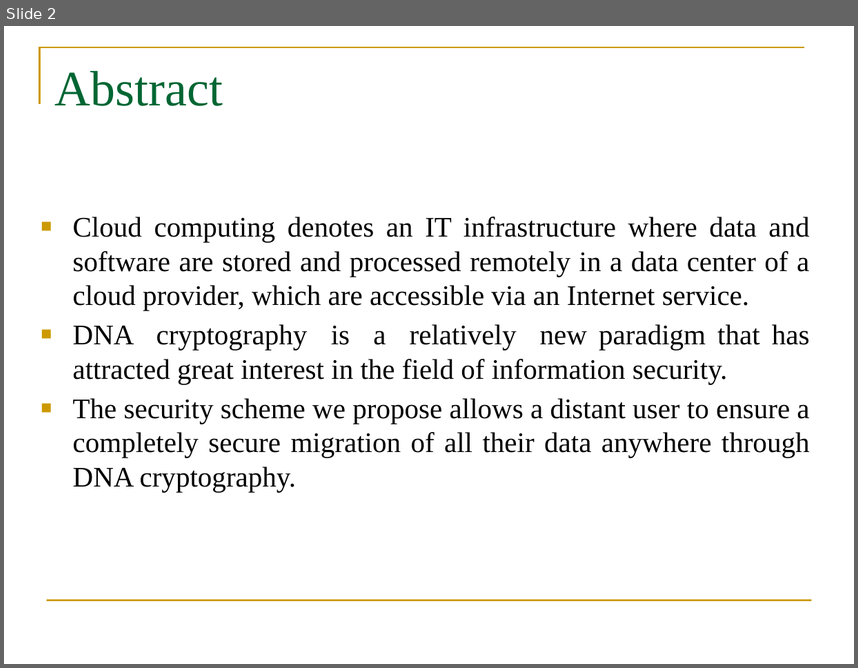
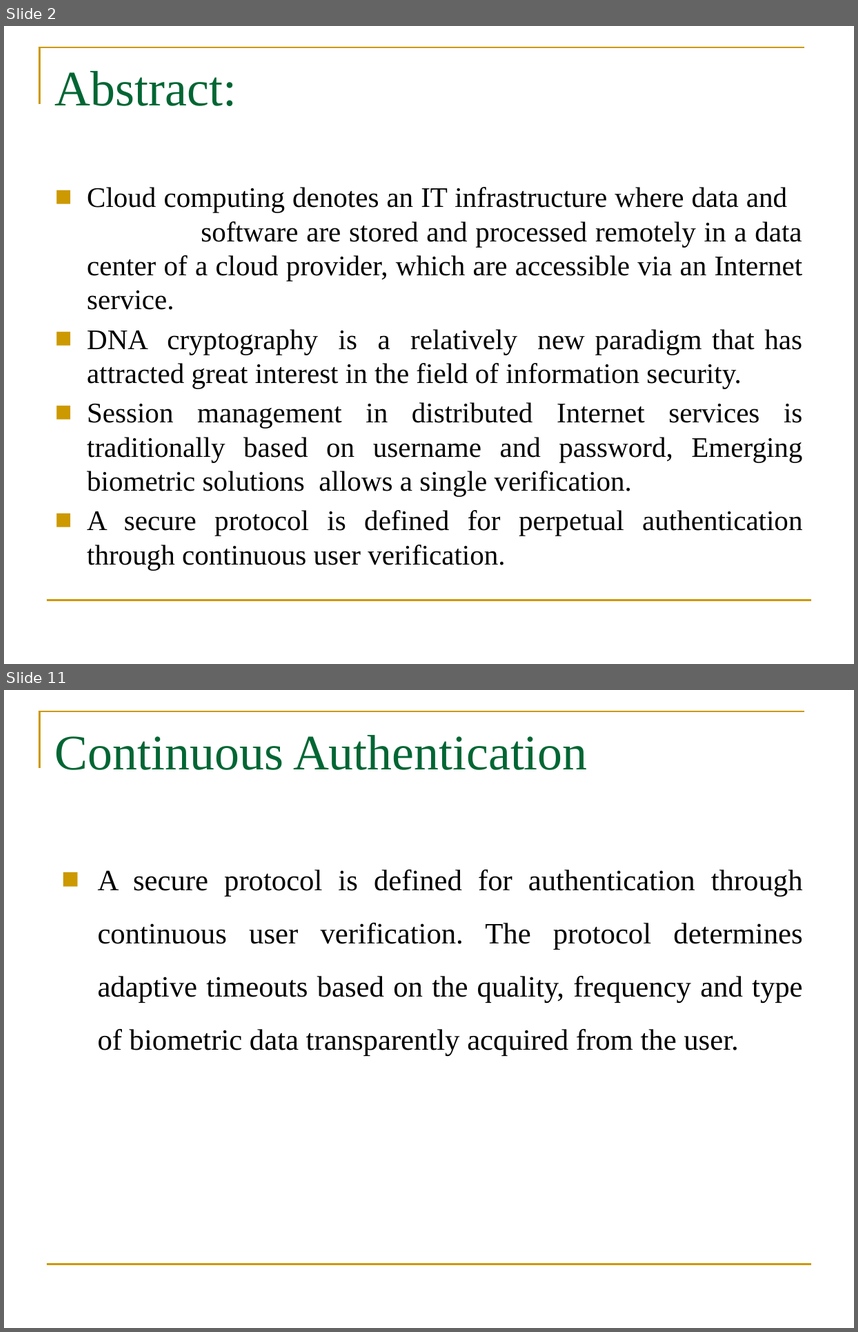
Before and after one commit to Lakshmi544-lab/A5-SRIT-2020, a slide deck: DNA for review0.pptx. Shown one above the other, each under a label of ours: slide 2 before the commit, slides 2 and 11 after it; the slides between them are not shown. The pictures are 858x668 and 858x1332 pixels, drawn with LibreOffice and Linux fonts; fonts in the diff are those of the drawing; background and template pictures are left out. Boxes give left, top, right and bottom in pixels: in the first picture for what was removed or moved away, otherwise in the second. Text is boxed around its words. In the diff, an @@ line names an element or a change of style, - is before the commit and + after.

```diff
--- a/DNA for review0.pptx
+++ b/DNA for review0.pptx
@@ slide 11 added at [4,690,854,1328], background #FFFFFF; not listed: 2 template elements that a slide beside it also shows @@
@@ title added at [55,735,588,770], 42 pt, text #006633 @@
+Continuous Authentication
@@ text added at [98,869,803,1055], 25 pt, text #000000 @@
+■ A secure protocol is defined for authentication through continuous user verification. The protocol determines adaptive timeouts based on the quality, frequency and type of biometric data transparently acquired from the user.
@@ slide 2 changed as well @@
@@ title at [55,71,237,106]: text changed @@
-Abstract
+Abstract:
@@ text "Cloud computing denotes an IT ...": place and size @@
-text "Cloud computing denotes an IT ..." at [73,216,810,492]
+text "Cloud computing denotes an IT ..." at [87,187,803,570]
@@ text at [87,402,802,570]: text changed @@
-■ The security scheme we propose allows a distant user to ensure a completely secure migration of all their data anywhere through DNA cryptography.
+■ Session management in distributed Internet services is traditionally based on username and password, Emerging biometric solutions allows a single verification.
+■ A secure protocol is defined for perpetual authentication through continuous user verification.
```
Also in this commit, not shown: 3 other slides changed, 9 other slides added, 4 slides removed.
